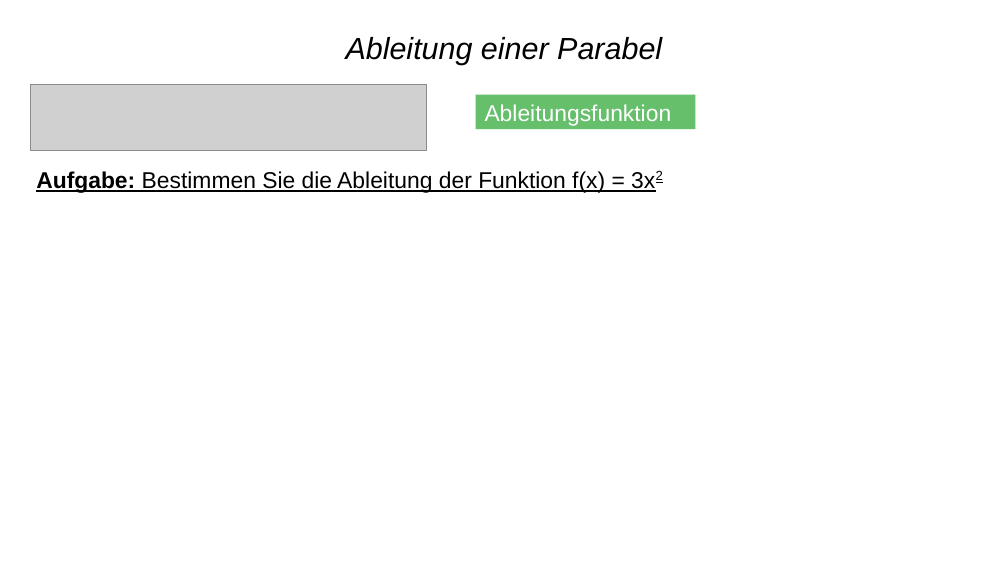
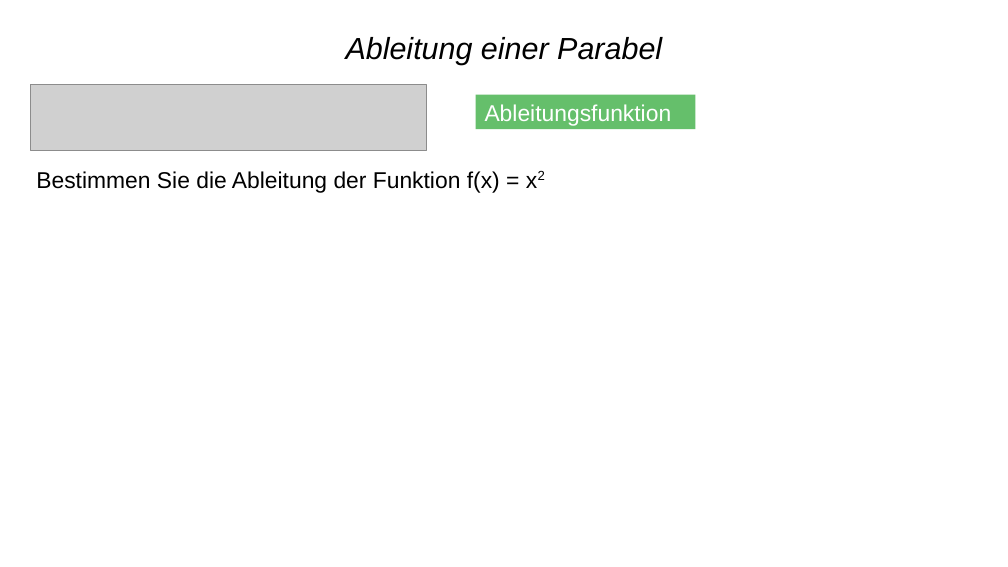
Before and after one commit to bearums/teaching, a slide deck: slide 6 of B5/Mathe/2024/EF/03/Ableitung_3.odp. Drawn at 1008x567 pixels with LibreOffice and Linux fonts; fonts in the diff are those of the drawing; grey boxes stand for pictures. Boxes give left, top, right and bottom in pixels: in the first picture for what was removed or moved away, otherwise in the second. Text is boxed around its words. In the diff, an @@ line names an element or a change of style, - is before the commit and + after.

Commit message:
ableitung

```diff
--- a/B5/Mathe/2024/EF/03/Ableitung_3.odp
+++ b/B5/Mathe/2024/EF/03/Ableitung_3.odp
@@ text at (x1=36, y1=171, x2=500, y2=193): text changed @@
-Aufgabe: Bestimmen Sie die Ableitung der Funktion f(x) = 3x2
+Bestimmen Sie die Ableitung der Funktion f(x) = x2
```
Also in this commit, not shown: 2 other files.
